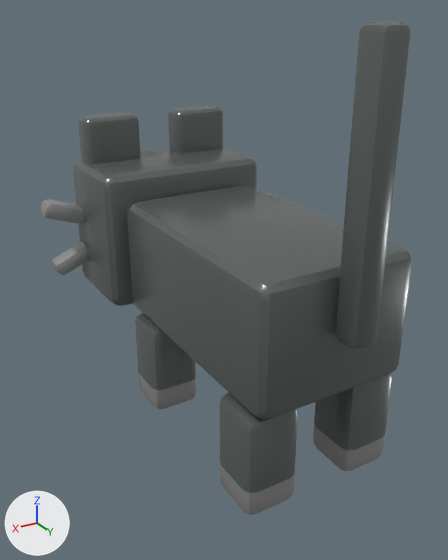
Renders of the glTF model models/terrain/Cat.glb from each side of a commit.
One viewpoint serves both versions: a camera (50 mm lens) standing at (1.45, 2.34, 1.89) and looking at (0.02, -0.04, 0.7). The lights are fixed; the arrows at lower left show +X, +Y and +Z. The first picture is the older version. Where no turn or scale is listed for an object, it has been applied to the vertices. Vertices at exactly the same position are counted once.

The first picture shows 'Cat'.
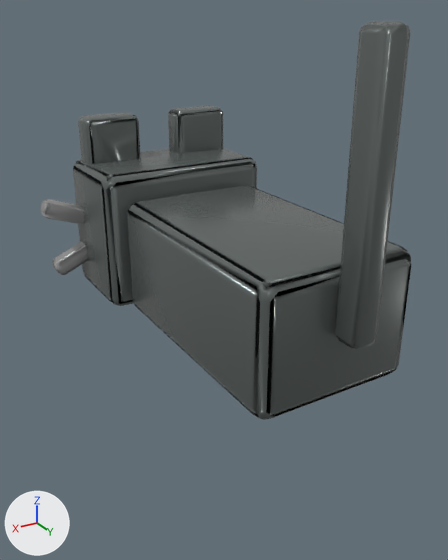
Patch to the scene script:
```diff
--- a/models/terrain/Cat.glb.py
+++ b/models/terrain/Cat.glb.py
@@ me_cat @@
 # used by ob_cat; location = (0.0, 0.0, 0.0)
-me_cat.from_pydata(...)  # 1248 vertices, 2400 faces; spans x -0.66..0.66, y -1.23..0.93, z 0.0..1.87
+me_cat.from_pydata(...)  # 880 vertices, 2429 faces; spans x -0.66..0.66, y -1.23..0.93, z 0.47..1.87
+# me_cat part 1: the loose piece of 92 vertices spanning x 0.13..0.38, y -0.37..-0.11, z 0.0..0.48 is deleted
+# me_cat part 2: the loose piece of 92 vertices spanning x 0.13..0.38, y 0.49..0.75, z 0.0..0.48 is deleted
+# me_cat part 3: the loose piece of 92 vertices spanning x -0.38..-0.13, y 0.49..0.75, z 0.0..0.48 is deleted
+# other edits to the shape of me_cat do not show in these pictures
 me_cat.materials.append(mat_atlasmaterial)
```

Where the change shows, as pixel boxes (x1, y1, x2, y2) in the pictures (448 x 560 px):
'Cat', reshaped (19% shorter)
    before: (40, 21, 411, 515)
    after: (40, 21, 411, 420)
part 1 of me_cat, deleted
    before: (135, 313, 196, 409)
part 2 of me_cat, deleted
    before: (220, 393, 298, 515)
part 3 of me_cat, deleted
    before: (313, 374, 392, 471)
